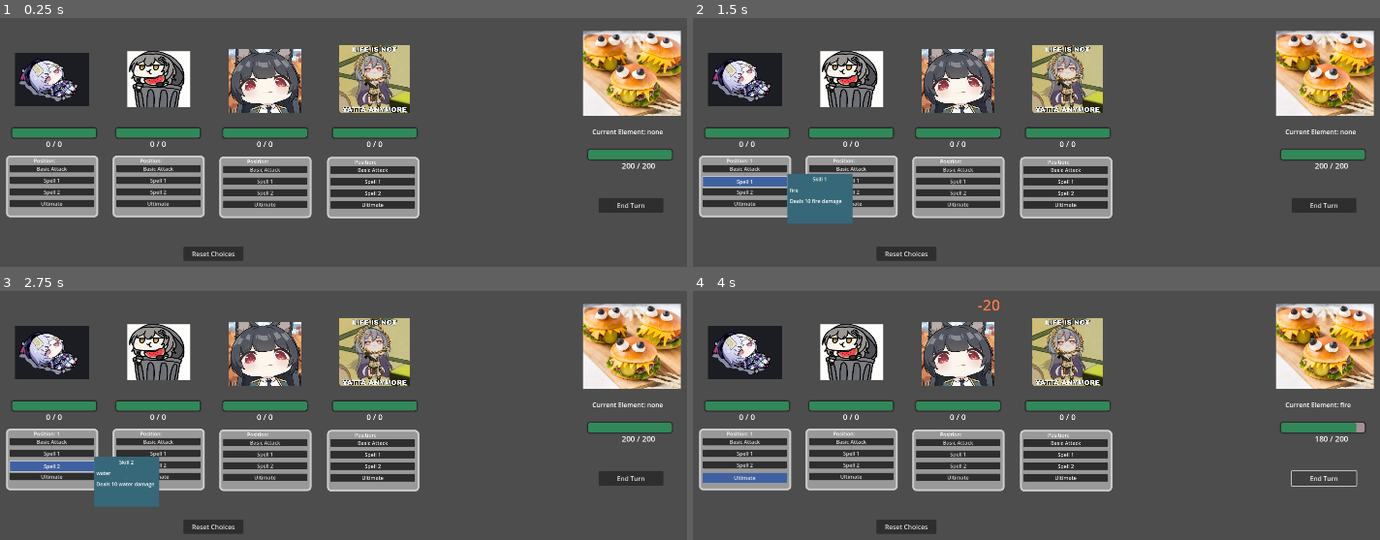
Above: before the commit, frames 1-4 (two rows, left to right).
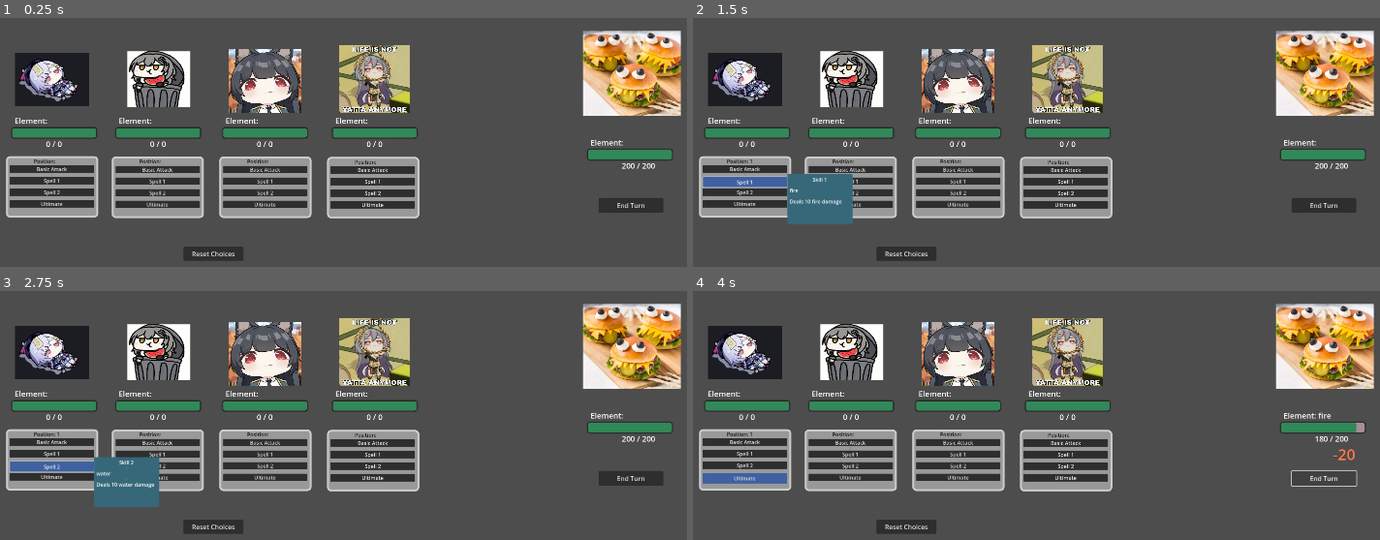
Above: after the commit, the same moments.

Repository: JuneauPlayz/project-burge
Game: Godot game, scene res://scenes/combat_test_2.tscn
Same seed, same stepped clock (60 frames per second), same inputs: the game is played once before the commit and once after it. This scene is started directly instead of the project's main scene.
Inputs:
- Up to frame 1 (0.25 s): no input
- Up to frame 2 (1.5 s): click "Basic Attack" at 0.5 s; click "Spell 1" at 1.25 s
- Up to frame 3 (2.75 s): click "Spell 2" at 2 s
- Up to frame 4 (4 s): click "Ultimate" at 2.75 s; click "End Turn" at 3.5 s

The runs differ from the first frame. In frame 1, 1.8% of the frame differs, in the area x 0-97%, y 40-81%; in frame 2, 1.7%; in frame 3, 1.7%; in frame 4, 2.0%, in the area x 0-97%, y 3-81%.

Commit message:
added element to hp bar

Diff:
--- a/scenes/combat_test_2.tscn
+++ b/scenes/combat_test_2.tscn
@@ -41,14 +41,7 @@
 offset_bottom = -437.0
 
 [node name="DamageNumberOrigin" type="Node2D" parent="BurgerEnemy"]
-position = Vector2(742, 263)
-
-[node name="CurrentElement" type="Label" parent="BurgerEnemy"]
-offset_left = 1505.0
-offset_top = 509.0
-offset_right = 1681.0
-offset_bottom = 532.0
-text = "Current Element: none"
+position = Vector2(1623, 634)
 
 [node name="Ally1" type="Node" parent="."]
 script = ExtResource("4_2mvrs")
@@ -59,9 +52,9 @@
 
 [node name="SpellSelectUi" parent="Ally1" instance=ExtResource("11_kfp4s")]
 offset_left = 51.0
-offset_top = 580.0
+offset_top = 581.0
 offset_right = 51.0
-offset_bottom = 580.0
+offset_bottom = 581.0
 scale = Vector2(0.8, 0.8)
 
 [node name="Qiqifallen" type="Sprite2D" parent="Ally1"]
@@ -113,10 +106,10 @@
 ult = ExtResource("10_0ymtv")
 
 [node name="SpellSelectUi3" parent="Ally3" instance=ExtResource("11_kfp4s")]
-offset_left = 315.0
-offset_top = 580.0
-offset_right = 315.0
-offset_bottom = 580.0
+offset_left = 313.0
+offset_top = 582.0
+offset_right = 313.0
+offset_bottom = 582.0
 scale = Vector2(0.8, 0.8)
 
 [node name="HP Bar" parent="Ally3" instance=ExtResource("7_pyguu")]
--- a/scenes/hp_bar.tscn
+++ b/scenes/hp_bar.tscn
@@ -20,6 +20,9 @@
 [sub_resource type="LabelSettings" id="LabelSettings_tqes5"]
 font_size = 24
 shadow_size = 24
+
+[sub_resource type="LabelSettings" id="LabelSettings_lmenn"]
+font_size = 24
 
 [node name="HP Bar" type="Control"]
 layout_mode = 3
@@ -52,3 +55,12 @@
 offset_bottom = 77.0
 text = "0 / 0"
 label_settings = SubResource("LabelSettings_tqes5")
+
+[node name="CurrentElement" type="Label" parent="."]
+layout_mode = 0
+offset_left = 17.5
+offset_top = -28.75
+offset_right = 125.5
+offset_bottom = 5.25
+text = "Element: "
+label_settings = SubResource("LabelSettings_lmenn")
--- a/scenes/spell_select_ui.tscn
+++ b/scenes/spell_select_ui.tscn
@@ -41,6 +41,9 @@
 
 [sub_resource type="StyleBoxFlat" id="StyleBoxFlat_s2255"]
 bg_color = Color(0.180392, 0.180392, 0.180392, 1)
+
+[sub_resource type="LabelSettings" id="LabelSettings_1aora"]
+font_color = Color(0.0887693, 0.0806547, 0.0997545, 1)
 
 [node name="SpellSelectUi" type="Control"]
 layout_mode = 3
@@ -179,6 +182,7 @@
 offset_right = 278.0
 offset_bottom = 27.0
 text = "Position: "
+label_settings = SubResource("LabelSettings_1aora")
 
 [connection signal="mouse_entered" from="PanelContainer/MarginContainer/VBoxContainer/BA1Panel/ba_1" to="." method="_on_ba_1_mouse_entered"]
 [connection signal="mouse_exited" from="PanelContainer/MarginContainer/VBoxContainer/BA1Panel/ba_1" to="." method="_on_ba_1_mouse_exited"]
--- a/scripts/enemy.gd
+++ b/scripts/enemy.gd
@@ -5,7 +5,6 @@
 @export var current_element : String = "none"
 @export var reaction_primed = 0
 @onready var damage_number_origin: Node2D = $DamageNumberOrigin
-@onready var current_element_text: Label = $CurrentElement
 var hp_bar
 
 
@@ -34,7 +33,7 @@
 		# don't change current element if skill has no element
 		if (element != "none"):
 			current_element = element
-	current_element_text.text = "Current Element: " + current_element
+	hp_bar.update_element(current_element)
 
 func take_damage(damage : int):
 	health -= damage
--- a/scripts/hp_bar.gd
+++ b/scripts/hp_bar.gd
@@ -3,6 +3,7 @@
 @onready var hptext: Label = $HP
 var max_hp = 0
 var hp = 0
+@onready var current_element: Label = $CurrentElement
 
 func set_hp(newhp):
 	hp = newhp
@@ -17,3 +18,6 @@
 
 func update_text():
 	hptext.text = str(hp) + " / " + str(max_hp)
+
+func update_element(element):
+	current_element.text = "Element: " + element
Not shown: 1 places in scenes/hp_bar.tscn that only renumber resources
Not shown: 1 places in scenes/spell_select_ui.tscn that only renumber resources
